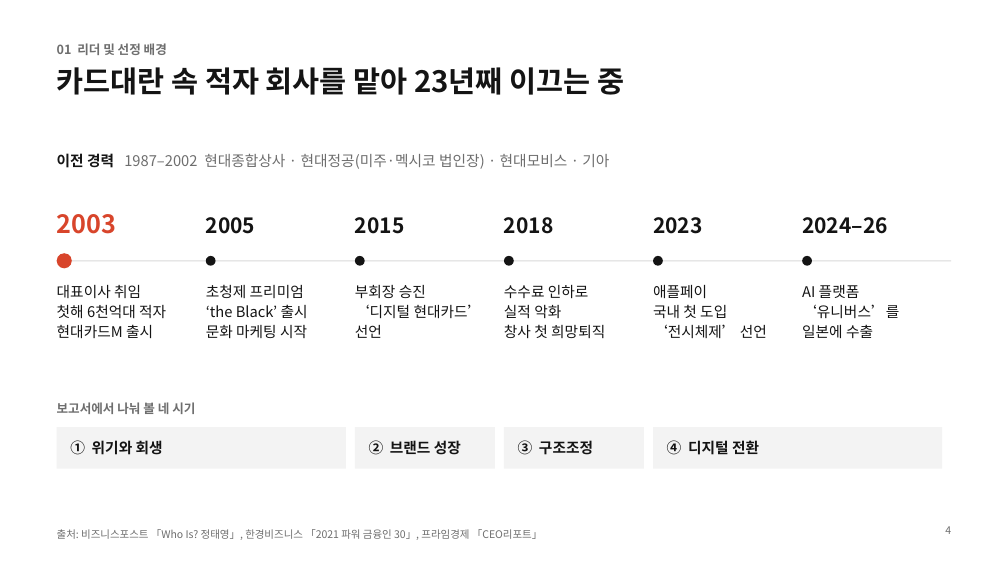
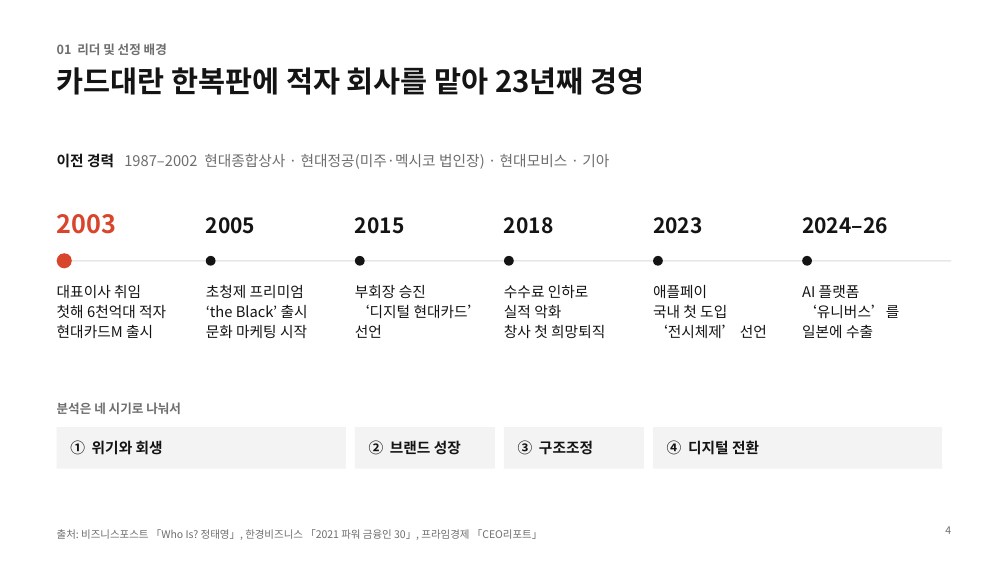
Before and after one commit to NATHAN18-ABLE/for-nathan, a slide deck: slide 4 of leadership-ppt/leadership-plan.pptx. Drawn at 1008x567 pixels with LibreOffice and Linux fonts; fonts in the diff are those of the drawing. Boxes give left, top, right and bottom in pixels: in the first picture for what was removed or moved away, otherwise in the second. Text is boxed around its words. In the diff, an @@ line names an element or a change of style, - is before the commit and + after.

```diff
--- a/leadership-ppt/leadership-plan.pptx
+++ b/leadership-ppt/leadership-plan.pptx
@@ title at [57,67,644,95]: text changed @@
-카드대란 속 적자 회사를 맡아 23년째 이끄는 중
+카드대란 한복판에 적자 회사를 맡아 23년째 경영
@@ text at [57,402,181,414]: text changed @@
-보고서에서 나눠 볼 네 시기
+분석은 네 시기로 나눠서
```
Also in this commit, not shown: 13 other slides changed, 2 slides added, 2 slides removed, 3 other files.
